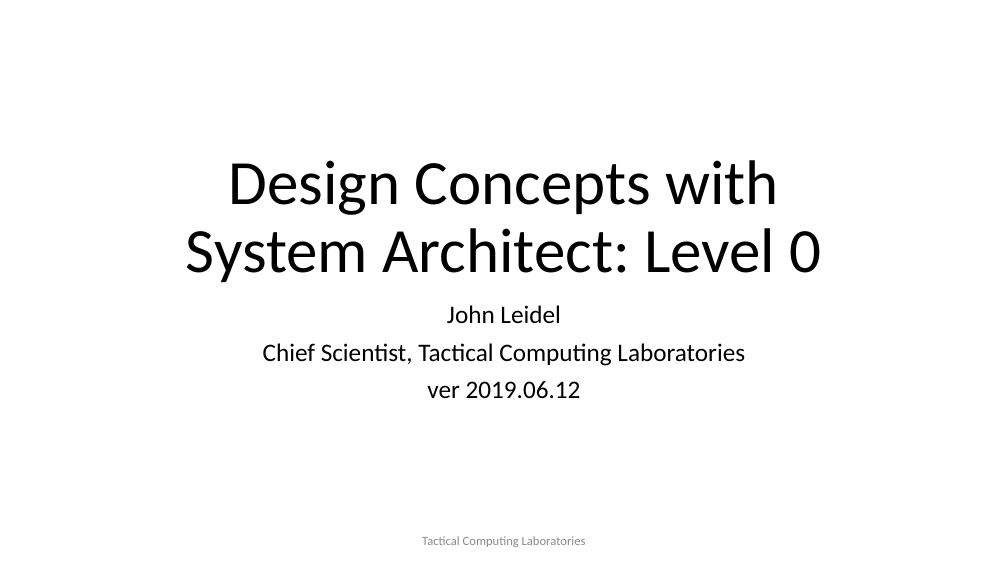
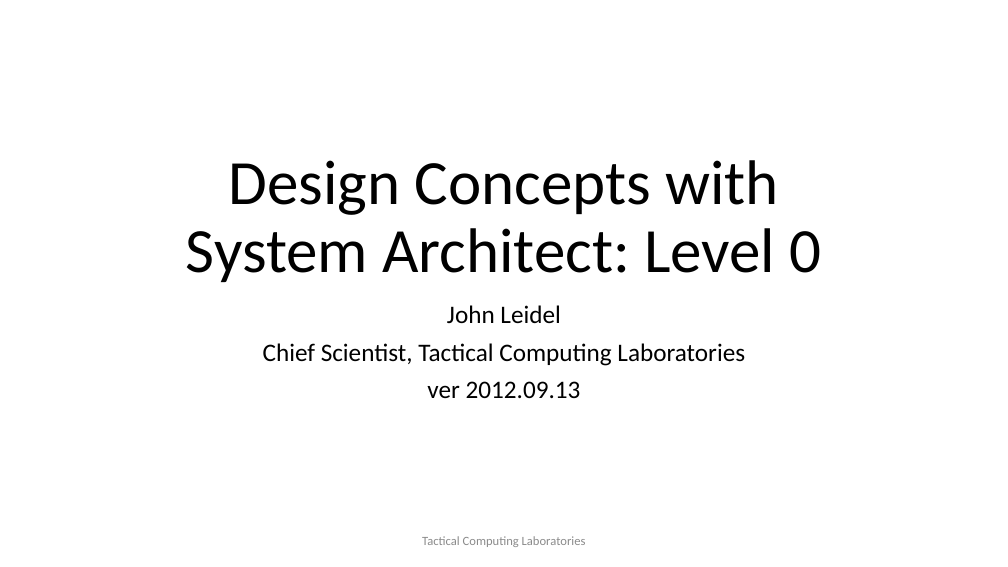
Before and after one commit to opensocsysarch/CoreGenTutorials, a slide deck: slide 1 of LEVEL0/SysArchDesignConcepts_LEVEL0.pptx. Drawn at 1008x567 pixels with LibreOffice and Linux fonts; fonts in the diff are those of the drawing; background and template pictures are left out. Boxes give left, top, right and bottom in pixels: in the first picture for what was removed or moved away, otherwise in the second. Text is boxed around its words. In the diff, an @@ line names an element or a change of style, - is before the commit and + after.

```diff
--- a/LEVEL0/SysArchDesignConcepts_LEVEL0.pptx
+++ b/LEVEL0/SysArchDesignConcepts_LEVEL0.pptx
@@ subtitle at (x1=427, y1=381, x2=581, y2=398): text changed @@
-ver 2019.06.12
+ver 2012.09.13
```
Also in this commit, not shown: 1 other slide changed, 6 other files.
